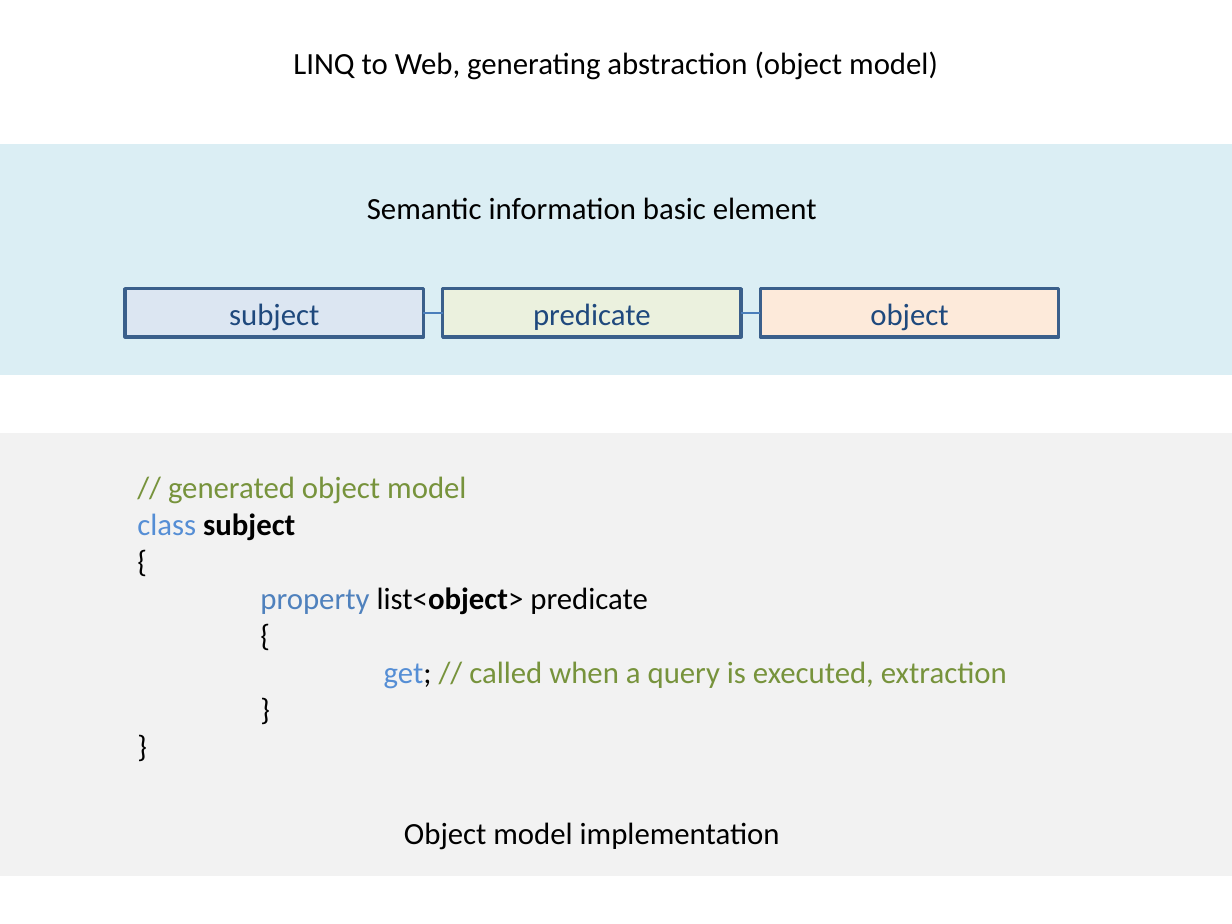
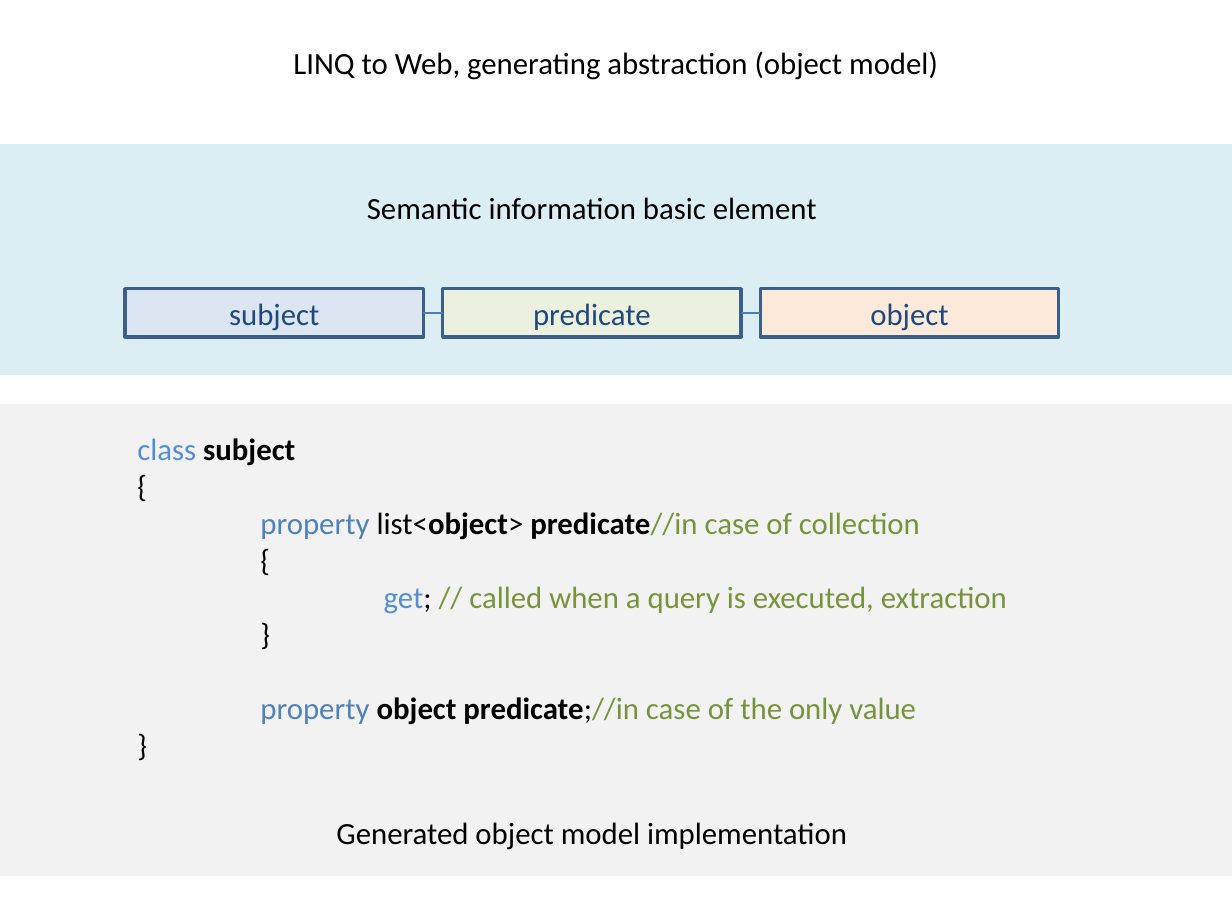
Before and after one commit to jakubmisek/LinqToWeb, a slide deck: slide 3 of Documentation/diagrams.pptx. Drawn at 1232x924 pixels with LibreOffice and Linux fonts; fonts in the diff are those of the drawing. Boxes give left, top, right and bottom in pixels: in the first picture for what was removed or moved away, otherwise in the second. Text is boxed around its words. In the diff, an @@ line names an element or a change of style, - is before the commit and + after.

```diff
--- a/Documentation/diagrams.pptx
+++ b/Documentation/diagrams.pptx
@@ rectangle: place and size @@
-rectangle at <box>0,434,1232,876</box>
+rectangle at <box>0,404,1232,876</box>
@@ text "class subject": place and size @@
-text "class subject" at <box>137,476,1007,689</box>
+text "class subject" at <box>137,438,1007,725</box>
@@ text at <box>168,476,466,504</box>: paragraph removed @@
-// generated object model
@@ text at <box>260,512,920,540</box>: text changed @@
-property list<object> predicate
+property list<object> predicate//in case of collection
@@ text at <box>260,697,916,725</box>: paragraph added @@
+property object predicate;//in case of the only value
@@ text at <box>336,822,847,850</box>: text changed @@
-Object model implementation
+Generated object model implementation
```
Also in this commit, not shown: 1 slide added.
